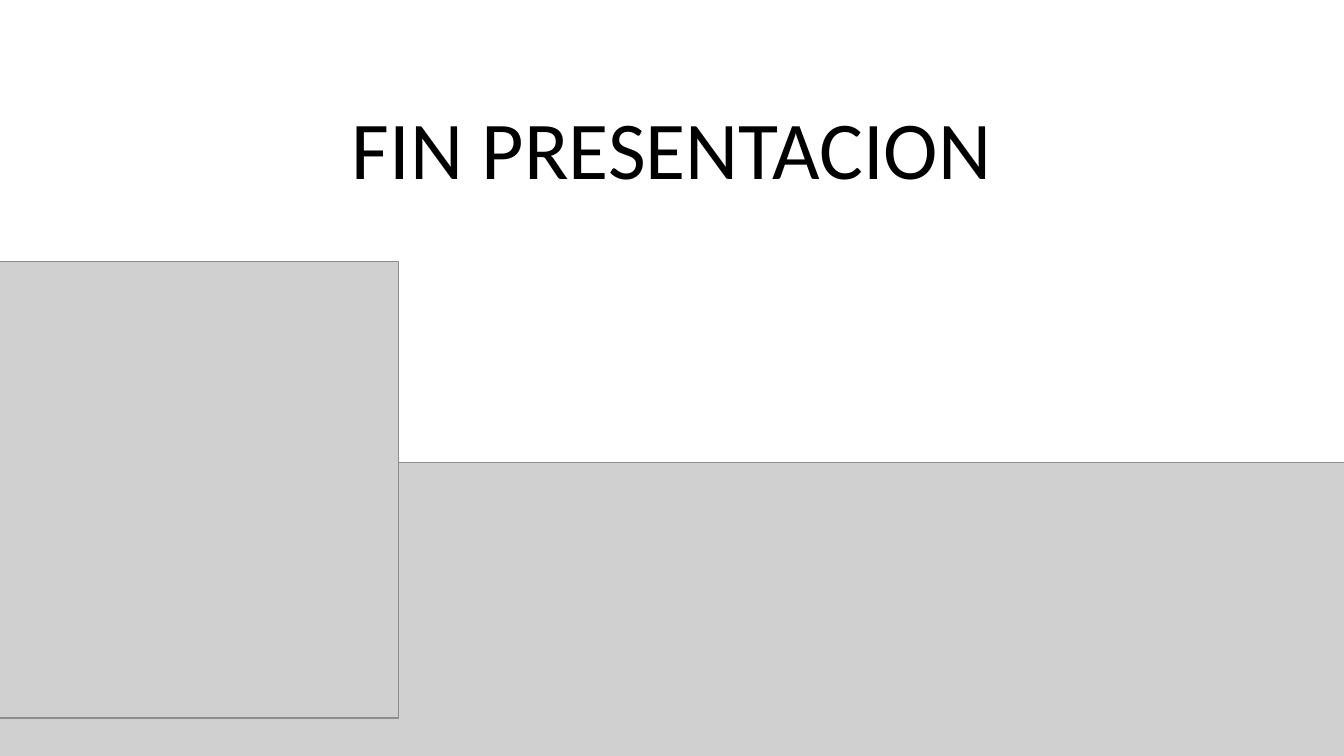
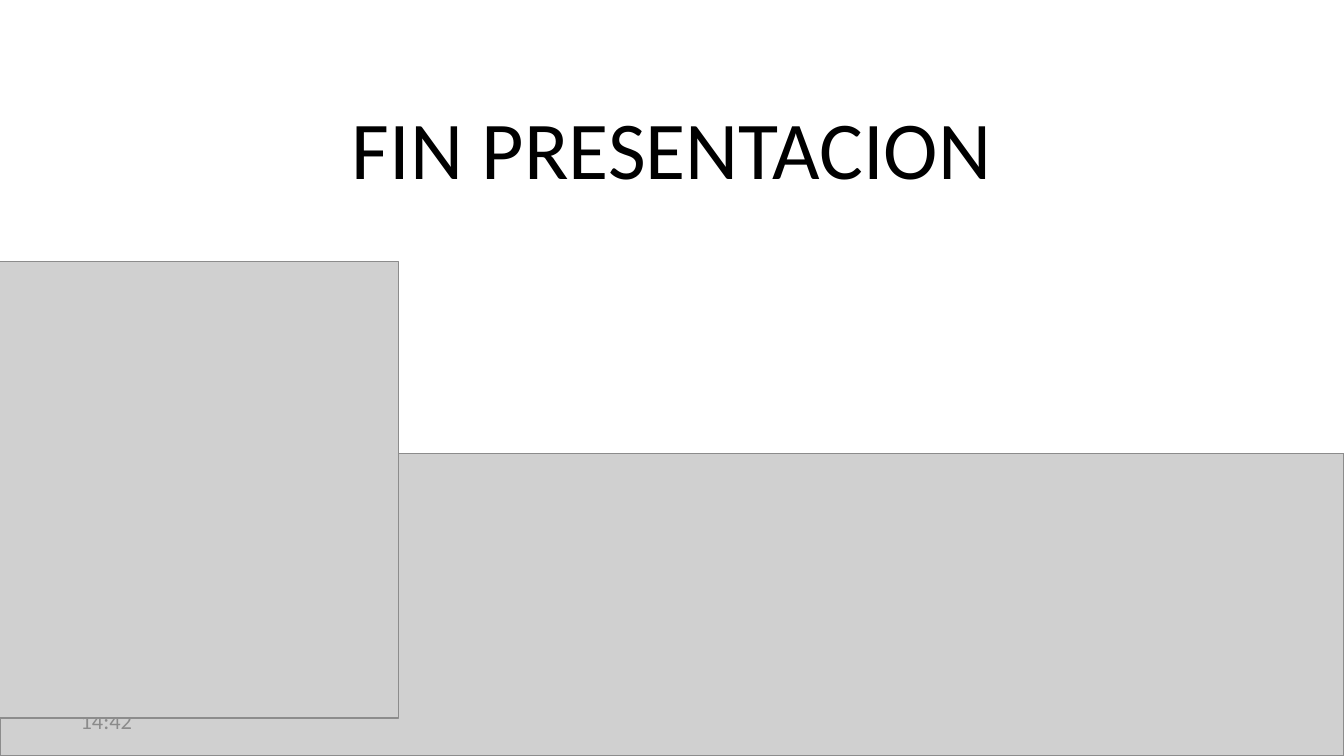
Before and after one commit to marcuxo/ariztindicador, a slide deck: slide 10 of server/public/descarga/CONTROL DE INYECCION.pptx (slide 9 before the commit). Drawn at 1344x756 pixels with LibreOffice and Linux fonts; fonts in the diff are those of the drawing; grey boxes stand for pictures; background and template pictures are left out. Boxes give left, top, right and bottom in pixels: in the first picture for what was removed or moved away, otherwise in the second. Text is boxed around its words. In the diff, an @@ line names an element or a change of style, - is before the commit and + after.

```diff
--- a/server/public/descarga/CONTROL DE INYECCION.pptx
+++ b/server/public/descarga/CONTROL DE INYECCION.pptx
@@ picture: place and size @@
-picture at <box>0,462,1344,756</box>
+picture at <box>0,454,1344,756</box>
@@ text added at <box>81,717,132,729</box>, 12 pt, text #8C8C8C @@
+14:42
```
Also in this commit, not shown: 8 other slides changed, 1 slide added, 4 other files.
